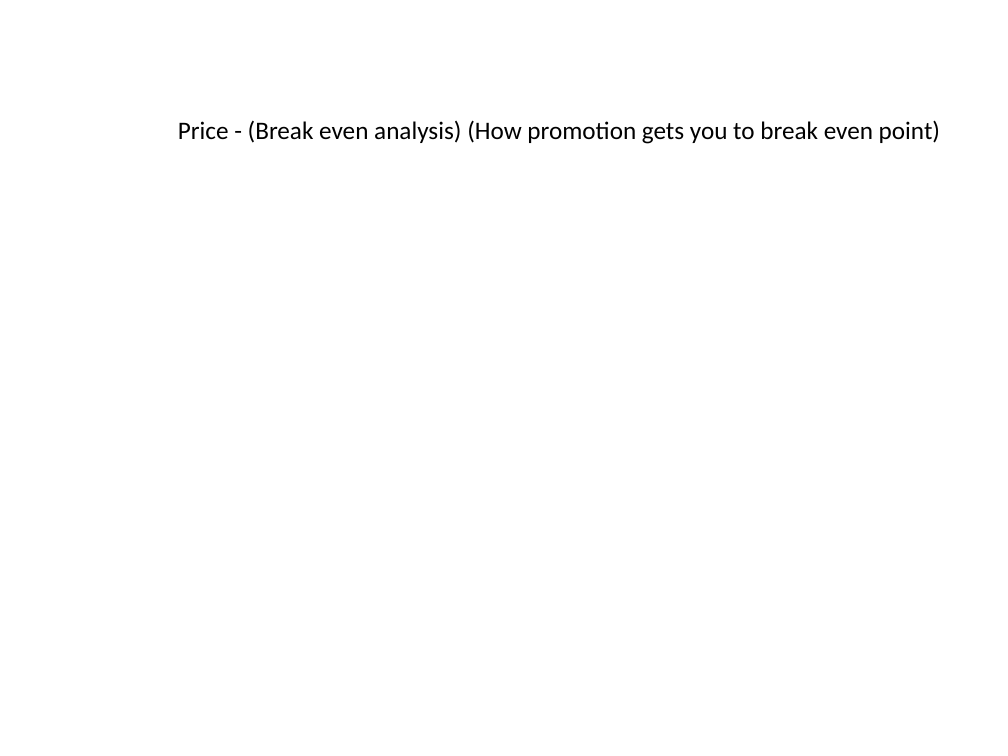
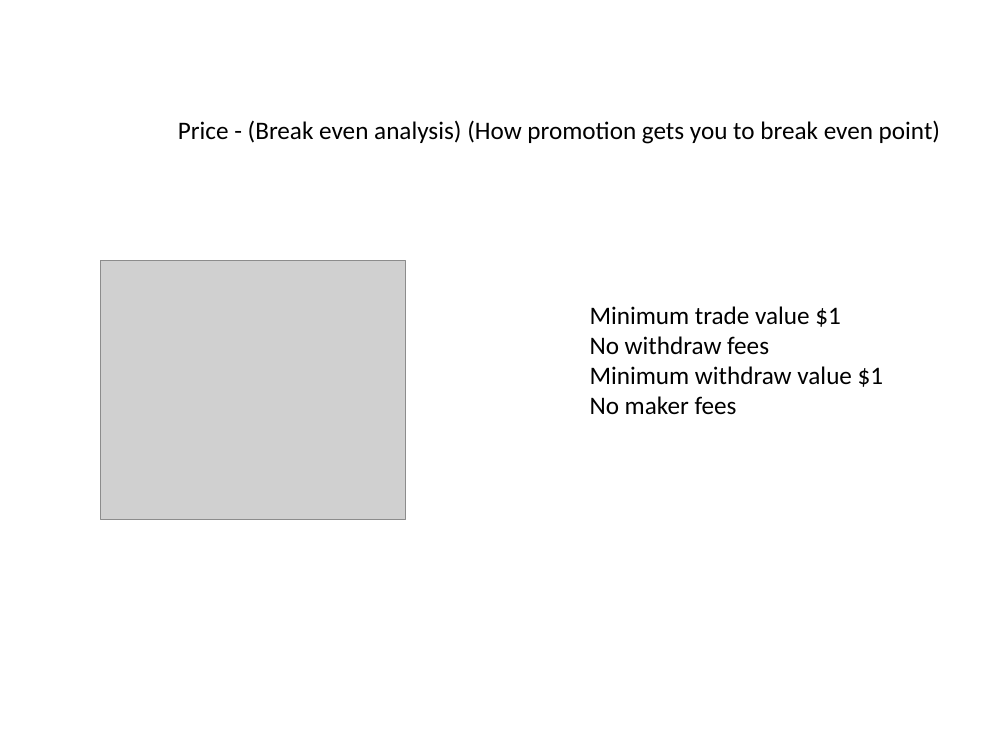
Before and after one commit to JamesLeB/Business, a slide deck: slide 11 of TODO/2-Monday/Presentation1.pptx. Drawn at 1008x756 pixels with LibreOffice and Linux fonts; fonts in the diff are those of the drawing; grey boxes stand for pictures. Boxes give left, top, right and bottom in pixels: in the first picture for what was removed or moved away, otherwise in the second. Text is boxed around its words. In the diff, an @@ line names an element or a change of style, - is before the commit and + after.

```diff
--- a/TODO/2-Monday/Presentation1.pptx
+++ b/TODO/2-Monday/Presentation1.pptx
@@ picture added at box(101, 260, 405, 519) @@
@@ text added at box(590, 306, 884, 415), 18 pt, text #000000 @@
+Minimum trade value $1
+No withdraw fees
+Minimum withdraw value $1
+No maker fees
```
Also in this commit, not shown: 13 other slides changed, 1 slide added, 1 slide removed, 2 other files.
